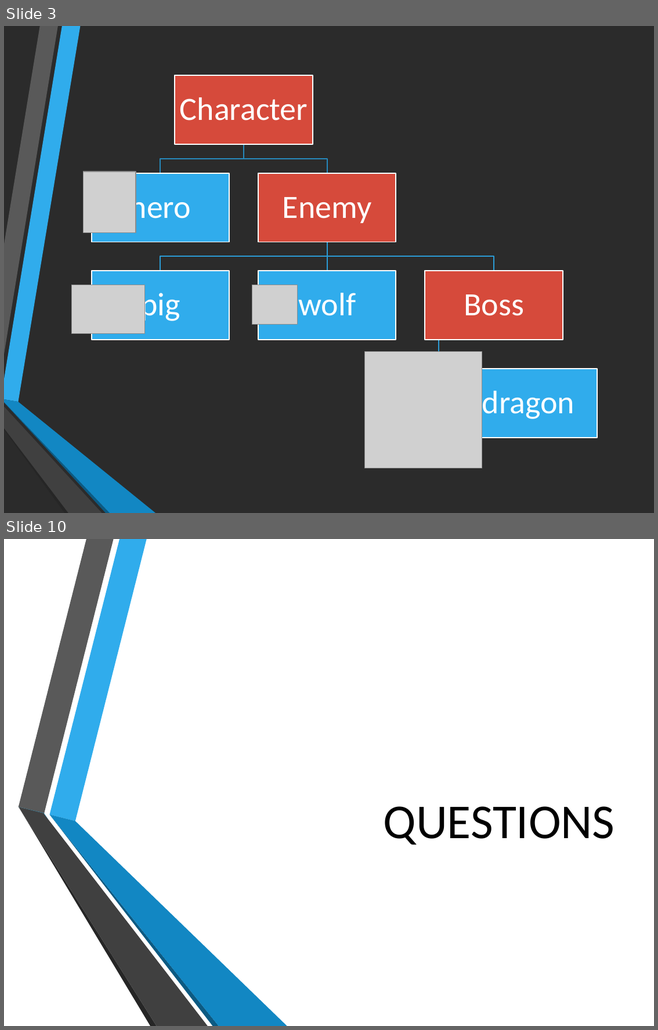
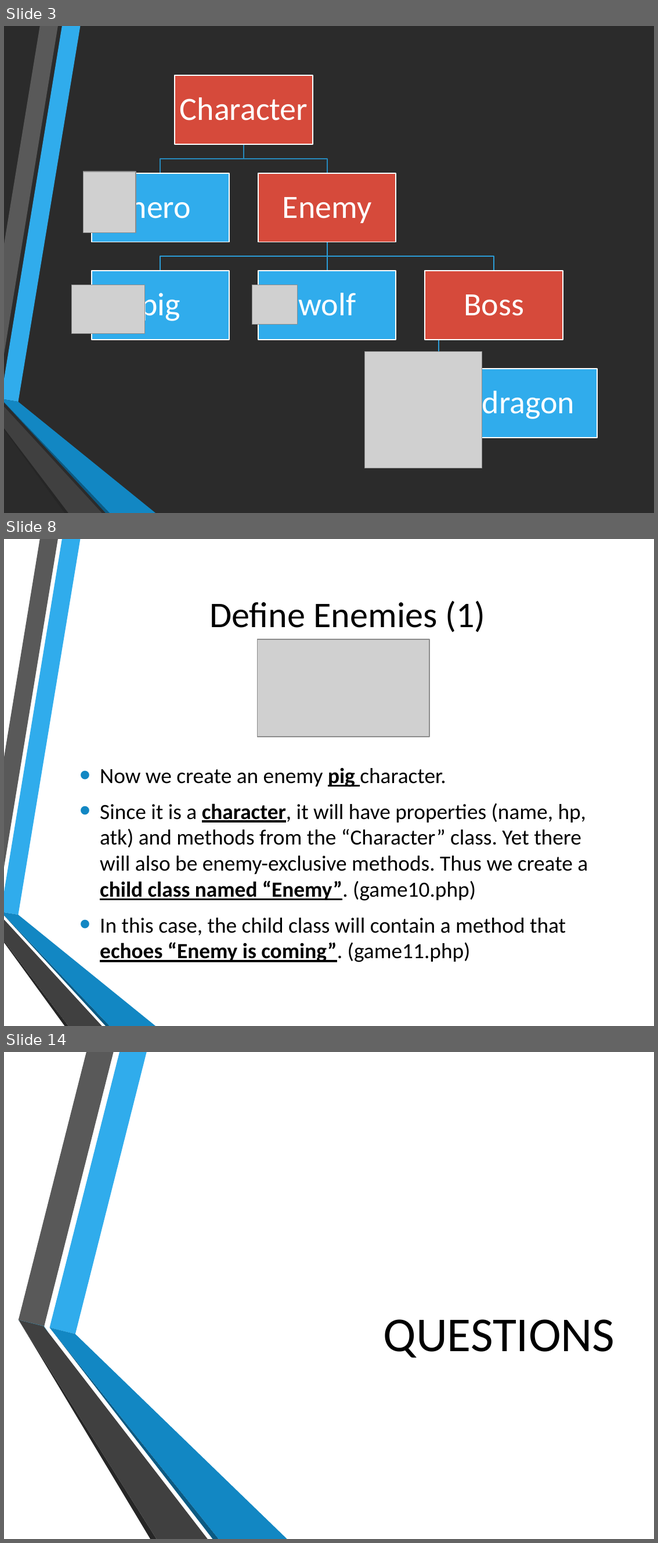
Before and after one commit to hatted/fevaworks-php, a slide deck: php-fw7/lesson7b-game.pptx. Shown one above the other, each under a label of ours: slides 3 and 10 before the commit, slides 3, 8 and 14 after it; the slides between them are not shown. The pictures are 658x1030 and 658x1543 pixels, drawn with LibreOffice and Linux fonts; fonts in the diff are those of the drawing; grey boxes stand for pictures; background and template pictures are left out; a plain dark background stands for a picture behind light text. Boxes give left, top, right and bottom in pixels: in the first picture for what was removed or moved away, otherwise in the second. Text is boxed around its words. In the diff, an @@ line names an element or a change of style, - is before the commit and + after.

```diff
--- a/php-fw7/lesson7b-game.pptx
+++ b/php-fw7/lesson7b-game.pptx
@@ slide 8 added at (4, 539, 654, 1026), background picture (left out); not listed: 6 template elements that a slide beside it also shows @@
@@ title added at (209, 600, 485, 632), 40 pt, text #000000 @@
+Define Enemies (1)
@@ picture added at (257, 640, 430, 737) @@
@@ text added at (100, 768, 587, 962), 24 pt, text #000000 @@
+• Now we create an enemy pig character.
+• Since it is a character, it will have properties (name, hp, atk) and methods from the “Character” class. Yet there will also be enemy-exclusive methods. Thus we create a child class named “Enemy”. (game10.php)
+• In this case, the child class will contain a method that echoes “Enemy is coming”. (game11.php)
@@ what was slide 10 is now slide 14 @@
```
Also in this commit, not shown: 3 slides changed, 6 other slides added, 3 slides removed, 6 other files.
